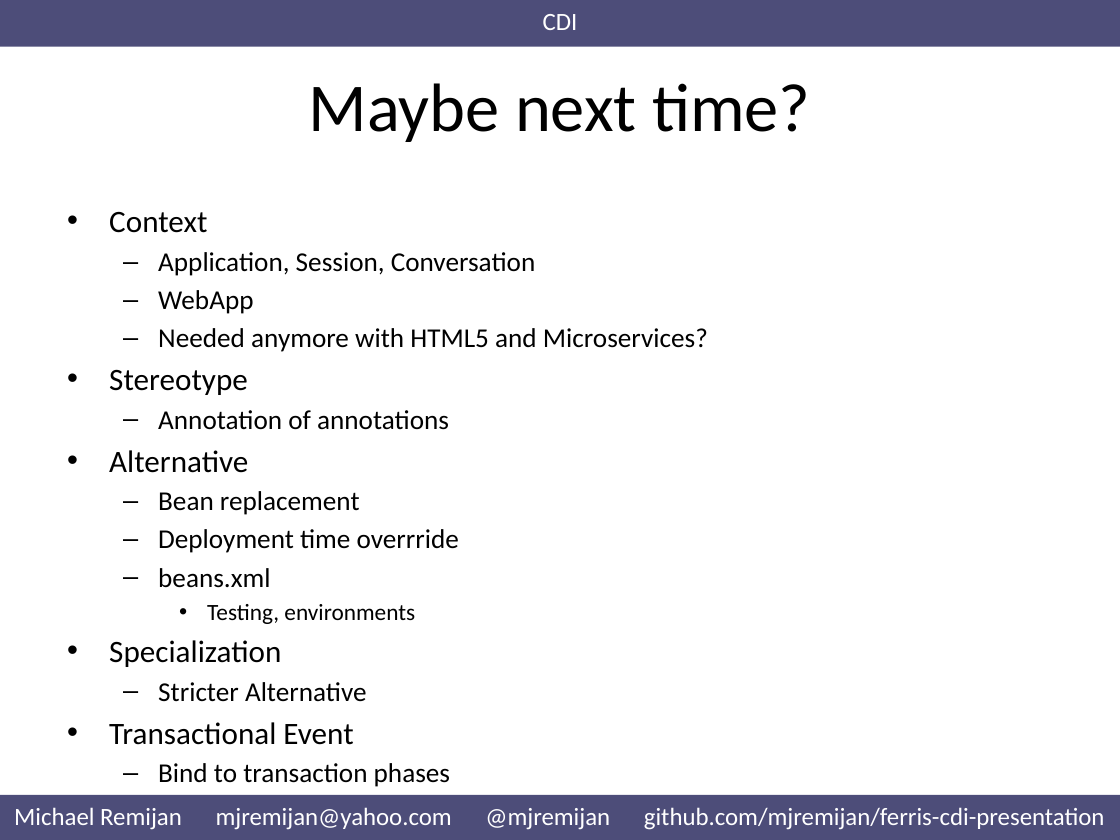
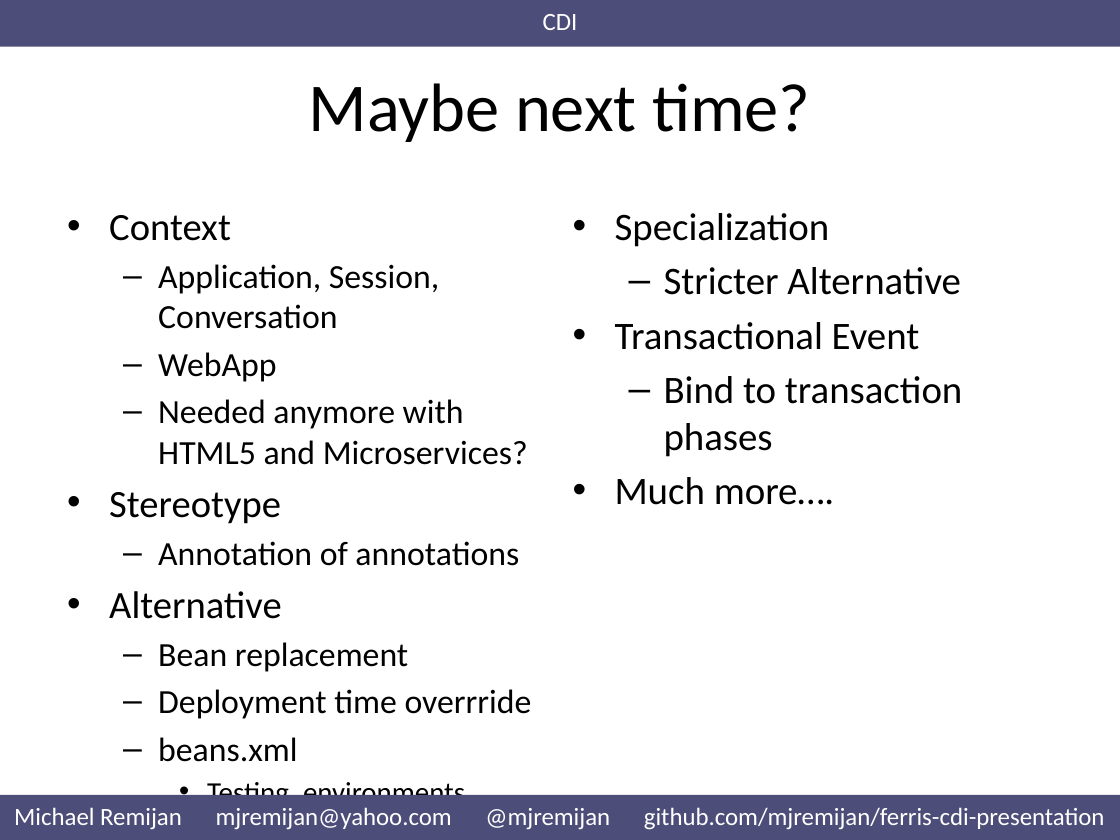
Before and after one commit to mjremijan/ferris-cdi-presentation, a slide deck: slide 11 of Presentation.pptx. Drawn at 1120x840 pixels with LibreOffice and Linux fonts; fonts in the diff are those of the drawing. Boxes give left, top, right and bottom in pixels: in the first picture for what was removed or moved away, otherwise in the second. Text is boxed around its words. In the diff, an @@ line names an element or a change of style, - is before the commit and + after.

```diff
--- a/Presentation.pptx
+++ b/Presentation.pptx
@@ text "Context" at box(109, 215, 532, 762): size 20 to 24.8 pt in "Context", "Stereotype", "Alternative"; size 17.5 to 21.7 pt in "Application, Session, Conversation", "WebApp", "Needed anymore with HTML5 and Microservices?", "Annotation of annotations" and 3 more places; size 15 to 18.6 pt in "Testing, environments" @@
@@ text added at box(615, 213, 962, 505), 25 pt, text #000000 @@
+• Specialization
+  – Stricter Alternative
+• Transactional Event
+  – Bind to transaction phases
+• Much more….
@@ text at box(109, 640, 450, 787): paragraphs removed @@
-• Specialization
-  – Stricter Alternative
-• Transactional Event
-  – Bind to transaction phases
```
Also in this commit, not shown: 3 other slides changed.
